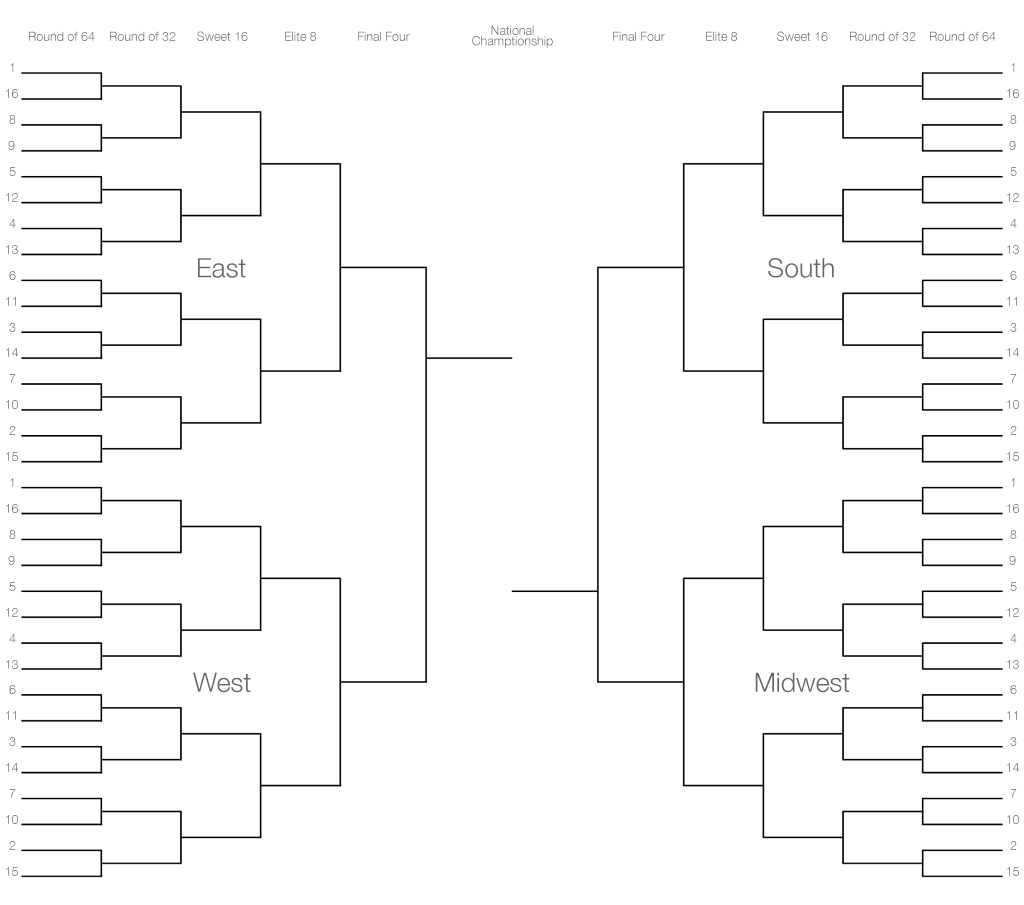
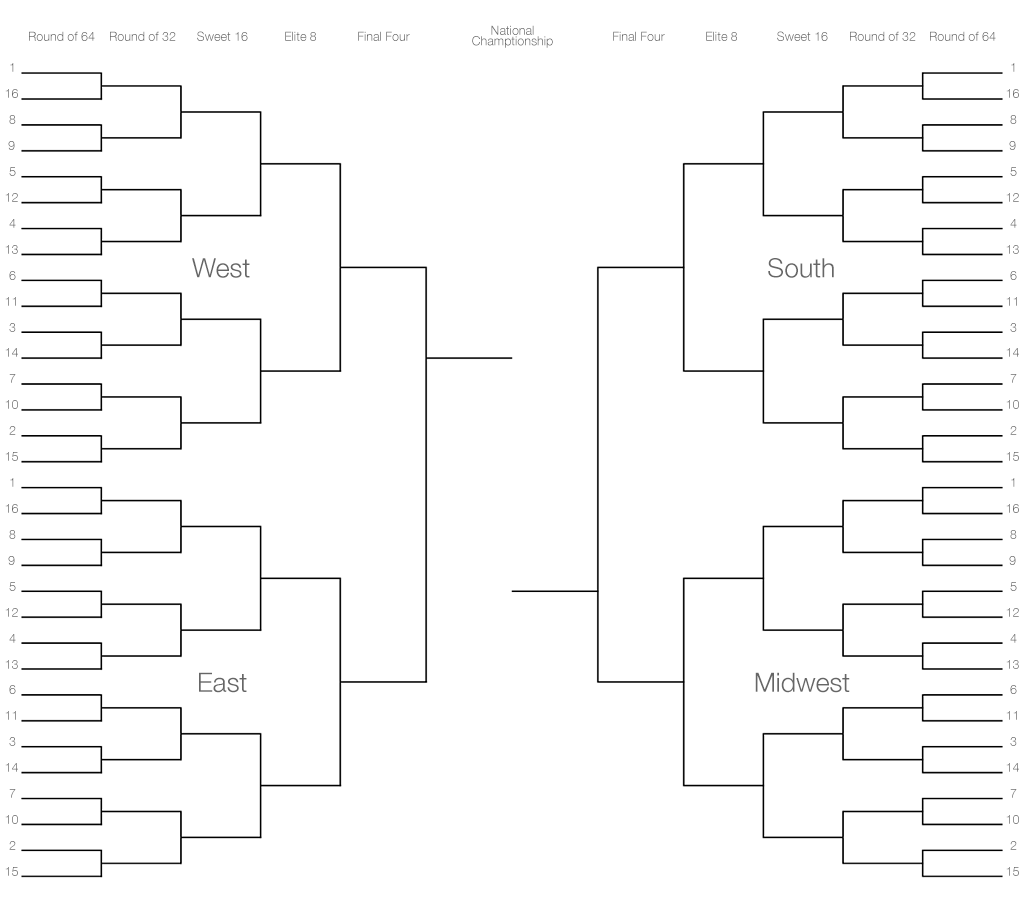
Layer changes from the first 1024 x 905 image to the second:
painted on "South" (1st of 2, in "Top Left") over [192,258,250,278]
renamed "West" to "East", painted on it over [193,672,251,693]
